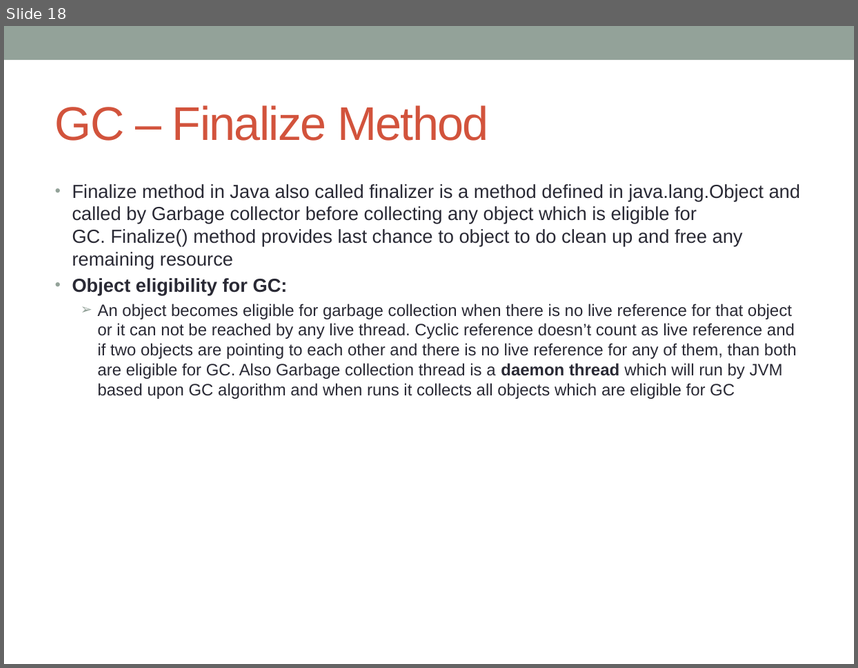
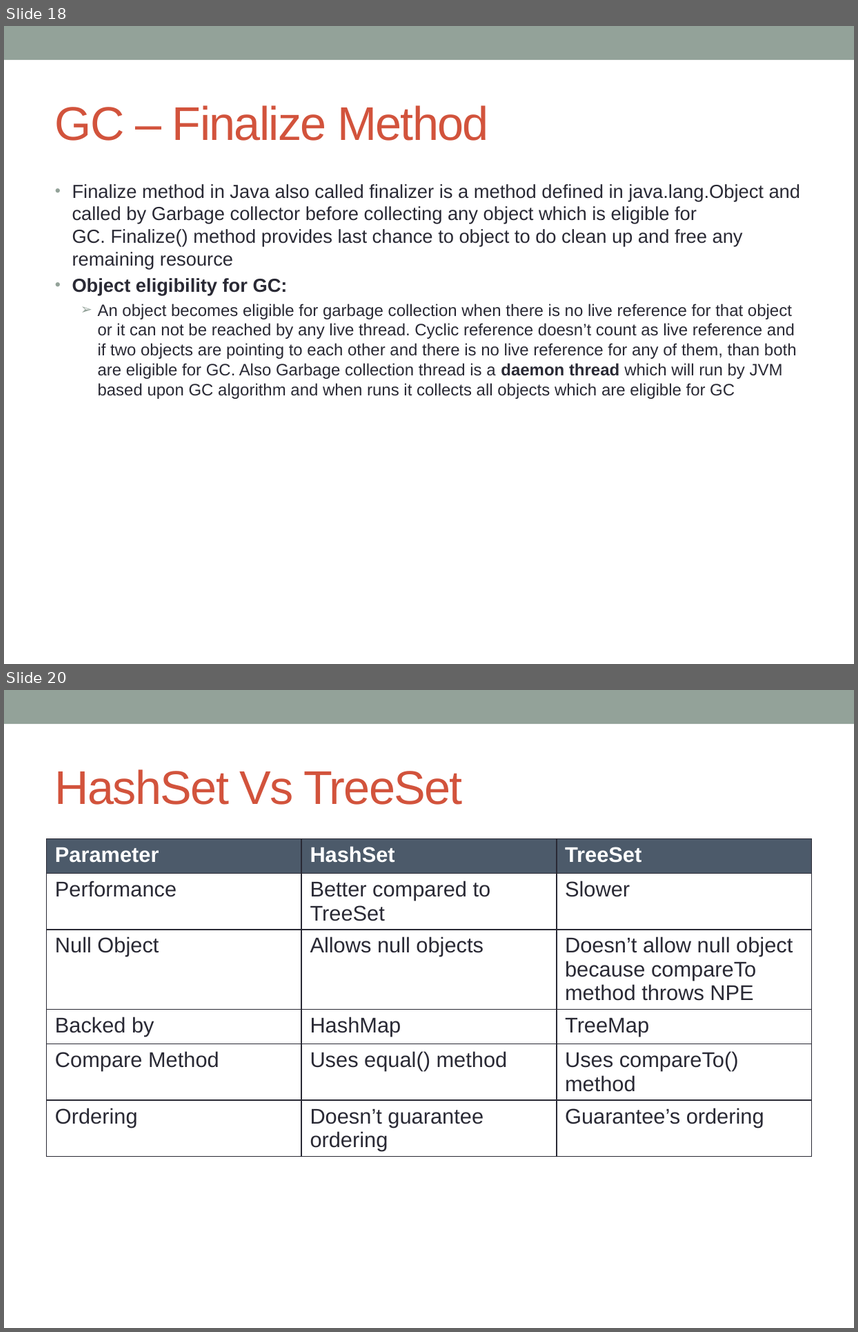
Before and after one commit to notionquest/ProjectDocumentation, a slide deck: CoreJava.pptx. Shown one above the other, each under a label of ours: slide 18 before the commit, slides 18 and 20 after it; the slides between them are not shown. The pictures are 858x668 and 858x1332 pixels, drawn with LibreOffice and Linux fonts; fonts in the diff are those of the drawing. Boxes give left, top, right and bottom in pixels: in the first picture for what was removed or moved away, otherwise in the second. Text is boxed around its words. In the diff, an @@ line names an element or a change of style, - is before the commit and + after.

```diff
--- a/CoreJava.pptx
+++ b/CoreJava.pptx
@@ slide 20 added at [4, 690, 854, 1328], background #FFFFFF; not listed: 1 template element that a slide beside it also shows @@
@@ title added at [55, 769, 463, 805], 40 pt, text #D2533C @@
+HashSet Vs TreeSet
@@ table added at [47, 839, 811, 1171], 6 rows, 3 columns @@
+Parameter | HashSet | TreeSet
+Performance | Better compared to TreeSet | Slower
+Null Object | Allows null objects | Doesn’t allow null object because compareTo method throws NPE
+Backed by | HashMap | TreeMap
+Compare Method | Uses equal() method | Uses compareTo() method
+Ordering | Doesn’t guarantee ordering | Guarantee’s ordering
```
Also in this commit, not shown: 1 slide changed, 8 other slides added, 6 other files.
